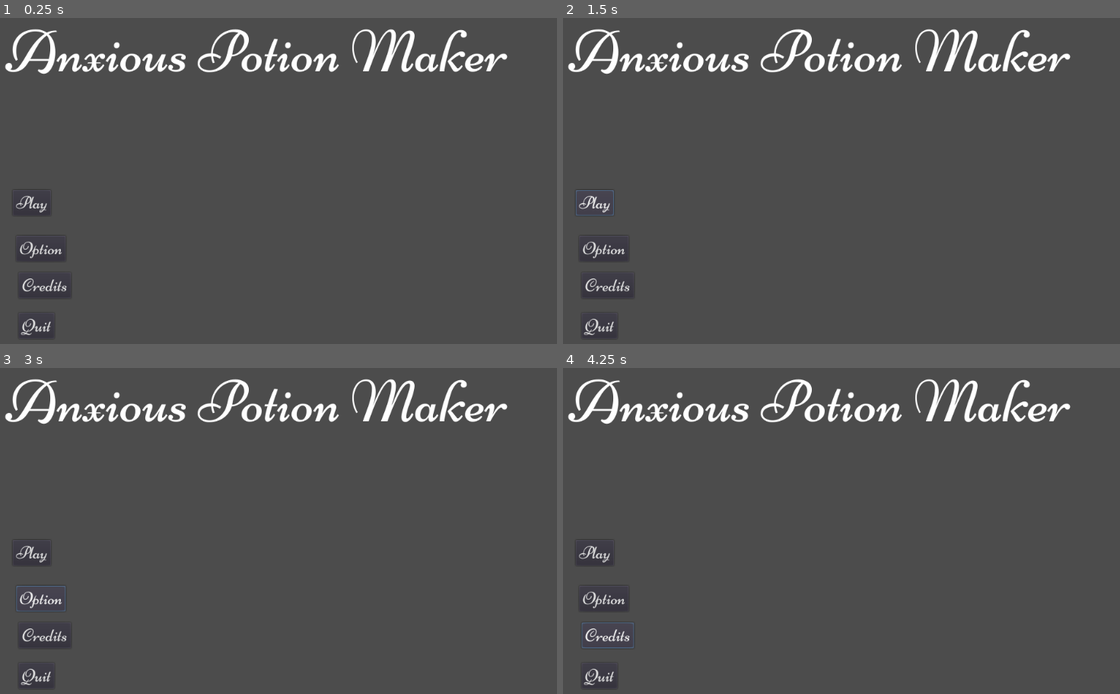
Above: before the commit, frames 1-4 (two rows, left to right).
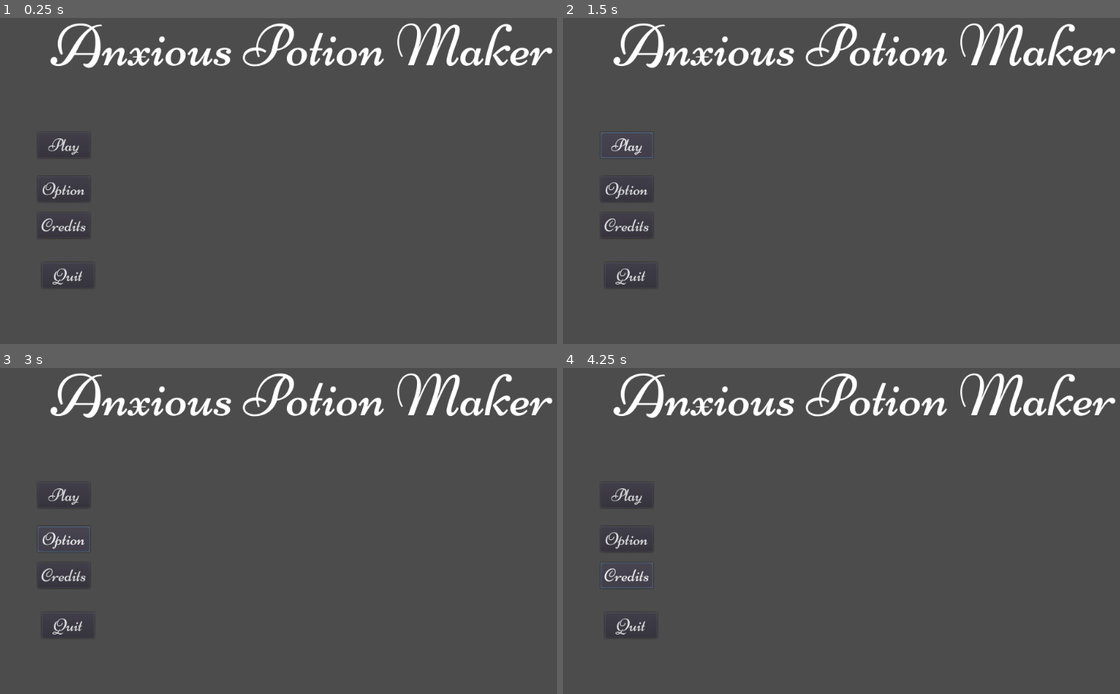
Above: after the commit, the same moments.

Repository: Raphahel/CozyFallJam
Game: Godot game, scene res://Scenes/MainMenu.tscn
Same seed, same stepped clock (60 frames per second), same inputs: the game is played once before the commit and once after it. The project has no main scene, so this scene is started directly.
Inputs:
- Up to frame 1 (0.25 s): no input
- Up to frame 2 (1.5 s): click "Play" at 0.5 s; click "Play" at 1.25 s
- Up to frame 3 (3 s): click "Play" at 2 s; click "Option" at 2.75 s
- Up to frame 4 (4.25 s): click "Credits" at 3.5 s

The runs differ from the first frame. In frame 1, 6.3% of the frame differs, in the area x 0-100%, y 1-99%; in frame 2, 6.4%; in frame 3, 6.4%; in frame 4, 6.4%.

Commit message:
MAin menu scene

Diff:
--- a/Scenes/MainMenu.tscn
+++ b/Scenes/MainMenu.tscn
@@ -11,43 +11,63 @@
 }
 
 [node name="Label" type="Label" parent="."]
-margin_left = 12.0
-margin_top = 12.0
-margin_right = 856.0
-margin_bottom = 134.0
+anchor_right = 1.0
+anchor_bottom = 1.0
+margin_left = -1.0
+margin_top = 2.0
+margin_right = -2.0
+margin_bottom = -476.0
 size_flags_horizontal = 3
 custom_fonts/font = ExtResource( 1 )
 text = "Anxious Potion Maker"
+align = 1
+valign = 1
 
 [node name="OptionButton" type="Button" parent="."]
-margin_left = 30.0
-margin_top = 382.0
-margin_right = 113.0
-margin_bottom = 425.0
+anchor_left = 0.064
+anchor_top = 0.47
+anchor_right = 0.15
+anchor_bottom = 0.542
+margin_left = 0.463997
+margin_top = -3.05176e-05
+margin_right = 0.399994
+margin_bottom = -0.200043
 custom_fonts/font = ExtResource( 2 )
 text = "Option"
 
 [node name="PlayButton" type="Button" parent="."]
-margin_left = 24.0
-margin_top = 305.0
-margin_right = 88.0
-margin_bottom = 348.0
+anchor_left = 0.064
+anchor_top = 0.347
+anchor_right = 0.15
+anchor_bottom = 0.418
+margin_left = 0.463997
+margin_top = -0.199997
+margin_right = 0.399994
+margin_bottom = 0.199997
 custom_fonts/font = ExtResource( 2 )
 text = "Play"
 
 [node name="CreditsButton" type="Button" parent="."]
-margin_left = 34.0
-margin_top = 444.0
-margin_right = 122.0
-margin_bottom = 487.0
+anchor_left = 0.064
+anchor_top = 0.572
+anchor_right = 0.15
+anchor_bottom = 0.643
+margin_left = 0.463997
+margin_top = -0.200012
+margin_right = 0.399994
+margin_bottom = 0.199982
 rect_pivot_offset = Vector2( -434, -243 )
 custom_fonts/font = ExtResource( 2 )
 text = "Credits"
 
 [node name="QuitButton" type="Button" parent="."]
-margin_left = 34.0
-margin_top = 512.0
-margin_right = 94.0
-margin_bottom = 555.0
+anchor_left = 0.064
+anchor_top = 0.708
+anchor_right = 0.15
+anchor_bottom = 0.78
+margin_left = 7.464
+margin_top = 2.20001
+margin_right = 7.39999
+margin_bottom = 1.99997
 custom_fonts/font = ExtResource( 2 )
 text = "Quit"
